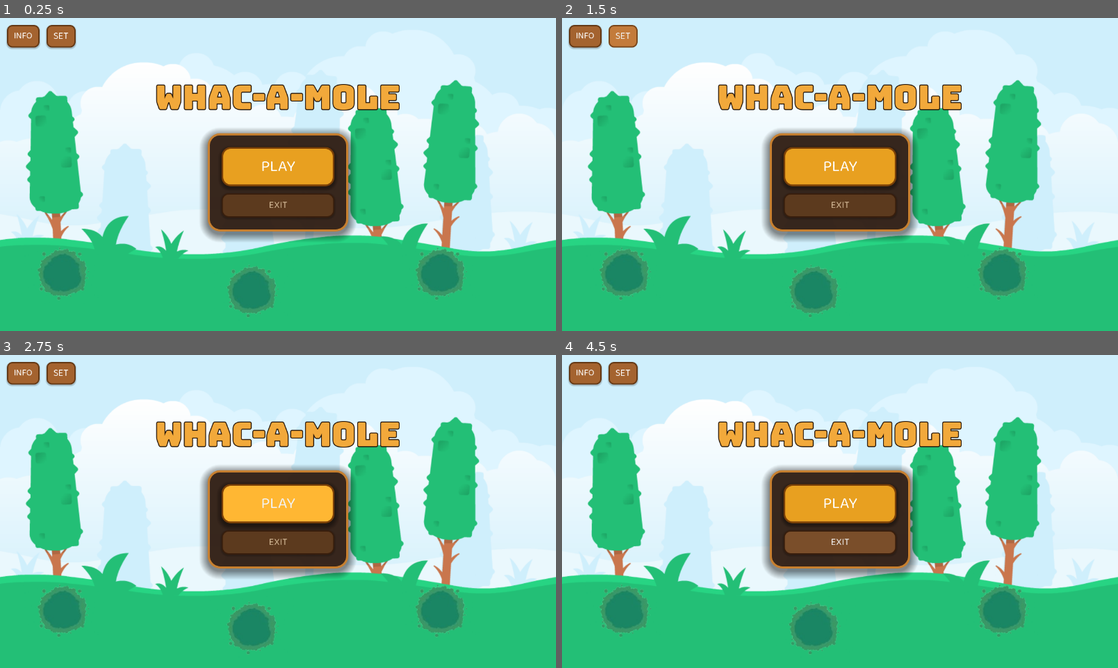
Above: before the commit, frames 1-4 (two rows, left to right).
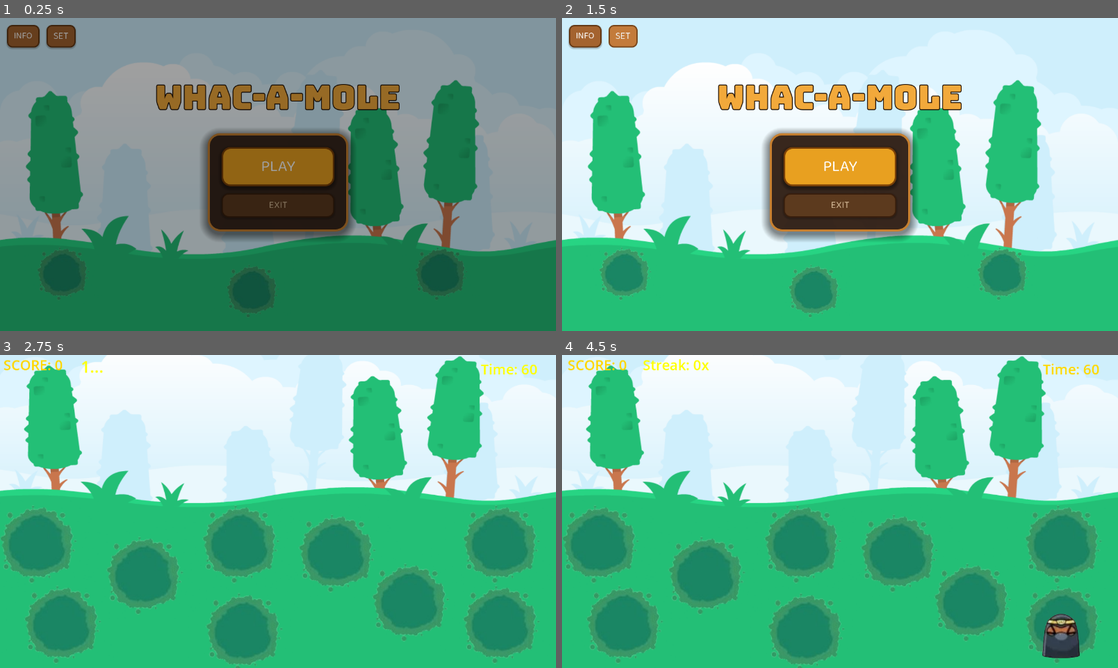
Above: after the commit, the same moments.

Repository: dexterMorgaN-9/whac-a-molee
Game: Godot game, scene res://main_menu.tscn
Same seed, same stepped clock (60 frames per second), same inputs: the game is played once before the commit and once after it.
Inputs (mouse positions are in pixels of both pictures, inside the frame that each line leads up to):
- Up to frame 1 (0.25 s): no input
- Up to frame 2 (1.5 s): click "INFO" at 0.5 s; click "SET" at 1.25 s
- Up to frame 3 (2.75 s): click "PLAY" at 2 s
- Up to frame 4 (4.5 s): click (840, 505) at 2.75 s, where only the run before the commit has a clickable "PLAY"; tap Enter at 3.5 s; move the mouse to (623, 608) at 3.52 s; hold Right 3.53-4.28 s; tap Alt at 3.6 s; click (623, 608) at 3.67 s; move the mouse to (812, 624) at 4.27 s; hold Down from 4.28 s (still down); tap Shift at 4.35 s; click (812, 624) at 4.42 s

The runs differ from the first frame. In frame 1, 96% of the frame differs, in the area x 0-100%, y 0-100%; in frame 2, nothing differs; in frame 3, 57%; in frame 4, 57%.

Commit message:
updated main menu gd

Diff:
--- a/main.gd
+++ b/main.gd
@@ -1,14 +1,12 @@
 extends Node2D
 
 var score = 0
-var hiscore = 0
 var streak = 0
 var tleft = 60.0
 var running = false
 var lastSec = -1
 
 @onready var scoreLbl = $UI/ScoreLabel
-@onready var hiLbl = $UI/HighScoreLabel
 @onready var timerLbl = $UI/TimerLabel
 @onready var streakLbl = $UI/StreakLabel
 @onready var gTimer = $GameTimer
@@ -34,21 +32,6 @@
 	return randf_range(minD, maxD)
 
 
-func savehi(hs):
-	var f = FileAccess.open("user://highscore.save", FileAccess.WRITE)
-	if f:
-		f.store_var(hs)
-		f.close()
-
-func loadhi():
-	if not FileAccess.file_exists('user://highscore.save'):
-		return 0
-	var f = FileAccess.open('user://highscore.save', FileAccess.READ)
-	if not f:
-		return 0
-	var hs = f.get_var()
-	f.close()
-	return hs
 func punchscore():
 	var tw = create_tween()
 	tw.tween_property(scoreLbl, "scale", Vector2(1.3, 1.3), 0.08)
@@ -59,8 +42,6 @@
 	streak += 1
 	var pts = 10 if streak >= 5 else 3
 	score += pts
-	if score > hiscore:
-		hiscore = score
 	refreshui()
 	punchscore()
 
@@ -75,7 +56,6 @@
 
 func refreshui():
 	scoreLbl.text = "SCORE: " + str(score)
-	hiLbl.text = 'High Score: ' + str(hiscore)
 	timerLbl.text = "Time: " + str(int(ceil(tleft)))
 	if streak >= 5:
 		streakLbl.text = "STREAK! " + str(streak) + "x 🔥"
@@ -117,11 +97,8 @@
 	for h in holes:
 		if h.is_active:
 			h.hide_bunny()
-	if score > hiscore:
-		hiscore = score
-		savehi(hiscore)
 	await get_tree().create_timer(0.5).timeout
-	finalLbl.text = "Final Score: " + str(score) + "\nHigh Score: " + str(hiscore)
+	finalLbl.text = "Final Score: " + str(score)
 	overDim.visible = true
 	overPanel.visible = true
 
@@ -147,7 +124,6 @@
 	restartBtn.pressed.connect(restart)
 	homeBtn.pressed.connect(gohome)
 
-	hiscore = loadhi()
 	tleft = 60.0
 	overPanel.visible = false
 	overDim.visible = false
--- a/main_menu.gd
+++ b/main_menu.gd
@@ -1,149 +1,179 @@
-extends Node2D
-@onready var btn_start = $UI/CenterContainer/VBox/StartButton
-@onready var btn_exit = $UI/CenterContainer/VBox/ExitButton
-@onready var btn_info = $UI/BottomRight/InfoButton
-@onready var btn_cfg = $UI/BottomRight/SettingsButton
-@onready var cfg_panel = $UI/SettingsPanel
-@onready var btn_close = $UI/SettingsPanel/VBox/TopRow/CloseButton
-@onready var lang_opt = $UI/SettingsPanel/VBox/LanguageSection/LanguageOption
-@onready var sld_mus = $UI/SettingsPanel/VBox/SoundSection/MusicRow/MusicSlider
-@onready var sld_sfx = $UI/SettingsPanel/VBox/SoundSection/SFXRow/SFXSlider
-@onready var sld_hit = $UI/SettingsPanel/VBox/SoundSection/HitRow/HitSlider
-@onready var sld_go = $UI/SettingsPanel/VBox/SoundSection/GameOverRow/GameOverSlider
-@onready var aud_mus = $AudioPlayers/AudioStreamPlayer
-@onready var aud_sfx = $AudioPlayers/AudioStreamPlayer2
-@onready var aud_hit = $AudioPlayers/AudioStreamPlayer3
-@onready var aud_go = $AudioPlayers/AudioStreamPlayer4
-@onready var ttl = $UI/TitleLabel
-const SCENE_GAME = "res://main.tscn"
-const URL_INFO = "https://github.com/YOUR_USERNAME/YOUR_REPO#readme"
-const CFG_PATH = "user://settings.cfg"
-const LANGS = [
-	["English", "eng"],
-	["हिन्दी", "hin"],
-	["Español", "espn"],
-	["Français", "frn"],
-	["日本語", "jap"],
-]
-var cfg = {
-	"lang": "en",
-	"vol_mus": 0.8,
-	"vol_sfx": 1.0,
-	"vol_hit": 1.0,
-	"vol_go": 1.0,
-}
+extends Node
+
+@onready var settingsbtn = $UI/TopBar/TopBarHBox/SettingsButton
+@onready var infobtn = $UI/TopBar/TopBarHBox/InfoButton
+@onready var startbtn = $UI/CenterLayout/ButtonCard/CardMargin/CardVBox/StartButton
+@onready var exitbtn = $UI/CenterLayout/ButtonCard/CardMargin/CardVBox/ExitButton
+
+@onready var dimoverlay = $UI/DimOverlay
+@onready var fadeoverlay = $UI/FadeOverlay
+@onready var settingsPanel = $UI/SettingsPanel
+@onready var closebtn = $UI/SettingsPanel/VBox/TopRow/CloseButton
+@onready var infopanel = $UI/InfoPanel
+@onready var infoCloseBtn = $UI/InfoPanel/VBox/TopRow/InfoCloseButton
+
+@onready var masterslider = $UI/SettingsPanel/VBox/SoundSection/MasterRow/MasterSlider
+@onready var musicslider = $UI/SettingsPanel/VBox/SoundSection/MusicRow/MusicSlider
+@onready var musictoggle = $UI/SettingsPanel/VBox/SoundSection/MusicRow/MusicToggle
+@onready var sfxSlider = $UI/SettingsPanel/VBox/SoundSection/SFXRow/SFXSlider
+@onready var sfxtoggle = $UI/SettingsPanel/VBox/SoundSection/SFXRow/SFXToggle
+@onready var hitslider = $UI/SettingsPanel/VBox/SoundSection/HitRow/HitSlider
+@onready var gameOverSlider = $UI/SettingsPanel/VBox/SoundSection/GameOverRow/GameOverSlider
+
+@onready var musicplayer = $AudioPlayers/AudioStreamPlayer
+@onready var sfxplayer = $AudioPlayers/AudioStreamPlayer2
+@onready var hitplayer = $AudioPlayers/AudioStreamPlayer3
+@onready var gameoverplayer = $AudioPlayers/AudioStreamPlayer4
+@onready var decorTimer = $DecorSpawnTimer
+@onready var decorholes = $DecorHoles
+
+const GAME_SCENE = "res://main.tscn"
+const SAVE_PATH := 'user://settings.cfg'
+const FADE_TIME = 0.4
+const MIN_VOL = 0.0001 # avoid -inf db
+
 func _ready():
-	_load_cfg()
-	_apply_cfg()
-	_setup()
-	_ttl_anim()
-	btn_start.pressed.connect(_start)
-	btn_exit.pressed.connect(_quit)
-	btn_info.pressed.connect(_info)
-	btn_cfg.pressed.connect(_cfg_open)
-	btn_close.pressed.connect(_cfg_close)
-	lang_opt.item_selected.connect(_lang_chg)
-	sld_mus.value_changed.connect(_vol_mus)
-	sld_sfx.value_changed.connect(_vol_sfx)
-	sld_hit.value_changed.connect(_vol_hit)
-	sld_go.value_changed.connect(_vol_go)
-	cfg_panel.visible = false
-func _cfg_open():
-	_btn_pop(btn_cfg)
-	cfg_panel.visible = true
-	cfg_panel.scale = Vector2(0.7, 0.7)
-	cfg_panel.modulate.a = 0.0
-	var t = create_tween().set_parallel(true)
-	t.tween_property(cfg_panel, "scale", Vector2(1.0, 1.0), 0.2)\
-		.set_trans(Tween.TRANS_BACK).set_ease(Tween.EASE_OUT)
-	t.tween_property(cfg_panel, "modulate:a", 1.0, 0.15)
-func _start():
-	_btn_pop(btn_start)
-	await get_tree().create_timer(0.15).timeout
-	get_tree().change_scene_to_file(SCENE_GAME)
-func _load_cfg():
-	var f = ConfigFile.new()
-	if f.load(CFG_PATH) != OK:
+	loadsettings()
+	hooksignals()
+	fadein()
+	decorTimer.start()
+
+
+func hooksignals():
+	startbtn.pressed.connect(onstart)
+	exitbtn.pressed.connect(onexit)
+	settingsbtn.pressed.connect(onsettingsbtn)
+	infobtn.pressed.connect(oninfobtn)
+	closebtn.pressed.connect(closesettings)
+	infoCloseBtn.pressed.connect(closeinfo)
+	dimoverlay.gui_input.connect(ondimclick)
+	masterslider.value_changed.connect(onmastervol)
+	musicslider.value_changed.connect(onmusicvol)
+	sfxSlider.value_changed.connect(onsfxvol)
+	hitslider.value_changed.connect(onhitvol)
+	gameOverSlider.value_changed.connect(ongameovervol)
+	musictoggle.toggled.connect(onmusictoggle)
+	sfxtoggle.toggled.connect(onsfxtoggle)
+	decorTimer.timeout.connect(ondecortick)
+
+func fadein():
+	fadeoverlay.modulate.a = 1.0
+	var tw = create_tween()
+	tw.tween_property(fadeoverlay, "modulate:a", 0.0, FADE_TIME)
+
+func fadeoutthen(cb):
+	fadeoverlay.modulate.a = 0.0
+	var tw = create_tween()
+	tw.tween_property(fadeoverlay, "modulate:a", 1.0, FADE_TIME)
+	tw.tween_callback(cb)
+
+
+func onstart():
+	startbtn.disabled = true
+	fadeoutthen(func(): get_tree().change_scene_to_file(GAME_SCENE))
+
+func onexit():
+	fadeoutthen(func():
+		get_tree().quit()
+	)
+
+func onsettingsbtn():
+	dimoverlay.visible = true
+	settingsPanel.visible = true
+func oninfobtn():
+	dimoverlay.visible = true
+	infopanel.visible = true
+
+func closesettings():
+	settingsPanel.visible = false
+	dimoverlay.visible = false
+	savesettings()
+
+func closeinfo():
+	infopanel.visible = false
+	dimoverlay.visible = false
+
+
+func ondimclick(e):
+	if e is InputEventMouseButton and e.pressed:
+		if settingsPanel.visible:
+			closesettings()
+		if infopanel.visible:
+			closeinfo()
+
+func onmastervol(v):
+	var busIdx = AudioServer.get_bus_index("Master")
+	AudioServer.set_bus_volume_db(busIdx, linear_to_db(max(v, MIN_VOL)))
+
+func onmusicvol(val: float):
+	var idx = AudioServer.get_bus_index("Music")
+	AudioServer.set_bus_volume_db(idx, linear_to_db(max(val, MIN_VOL)))
+
+func onsfxvol(v):
+	var i = AudioServer.get_bus_index("SFX")
+	AudioServer.set_bus_volume_db(i, linear_to_db(max(v, MIN_VOL)))
+func onhitvol(v):
+	hitplayer.volume_db = linear_to_db(max(v, MIN_VOL))
+
+func ongameovervol(v):
+	gameoverplayer.volume_db = linear_to_db(max(v, MIN_VOL))
+
+
+func onmusictoggle(on):
+	AudioServer.set_bus_mute(AudioServer.get_bus_index("Music"), not on)
+	musicslider.editable = on
+
+func onsfxtoggle(isOn):
+	AudioServer.set_bus_mute(AudioServer.get_bus_index('SFX'), !isOn)
+	sfxSlider.editable = isOn
+
+
+func savesettings():
+	var cfg = ConfigFile.new()
+	cfg.set_value("audio", "master", masterslider.value)
+	cfg.set_value("audio", "music", musicslider.value)
+	cfg.set_value("audio", "sfx", sfxSlider.value)
+	cfg.set_value("audio", "hit", hitslider.value)
+	cfg.set_value("audio", "game_over", gameOverSlider.value)
+	cfg.set_value("audio", "music_on", musictoggle.button_pressed)
+	cfg.set_value("audio", "sfx_on", sfxtoggle.button_pressed)
+	cfg.save(SAVE_PATH)
+
+func loadsettings():
+	var cfg = ConfigFile.new()
+	var loadOk = cfg.load(SAVE_PATH)
+	if loadOk != OK:
+		masterslider.value = 1.0
+		musicslider.value = 0.8
+		sfxSlider.value = 1.0
+		hitslider.value = 1.0
+		gameOverSlider.value = 1.0
+		musictoggle.button_pressed = true
+		sfxtoggle.button_pressed = true
 		return
-	cfg["lang"]    = f.get_value("s", "lang",    "en")
-	cfg["vol_mus"] = f.get_value("s", "vol_mus", 0.8)
-	cfg["vol_sfx"] = f.get_value("s", "vol_sfx", 1.0)
-	cfg["vol_hit"] = f.get_value("s", "vol_hit", 1.0)
-	cfg["vol_go"]  = f.get_value("s", "vol_go",  1.0)
-func _vol_mus(v):
-	cfg["vol_mus"] = v
-	aud_mus.volume_db = linear_to_db(v)
-func _cfg_close():
-	var t = create_tween().set_parallel(true)
-	t.tween_property(cfg_panel, "scale", Vector2(0.7, 0.7), 0.15)\
-		.set_trans(Tween.TRANS_QUAD).set_ease(Tween.EASE_IN)
-	t.tween_property(cfg_panel, "modulate:a", 0.0, 0.15)
-	await t.finished
-	cfg_panel.visible = false
-	_save_cfg()
-func _setup():
-	lang_opt.clear()
-	var idx = 0
-	for i in LANGS.size():
-		lang_opt.add_item(LANGS[i][0])
-		if LANGS[i][1] == cfg["lang"]:
-			idx = i
-	lang_opt.selected = idx
-	sld_mus.value = cfg["vol_mus"]
-	sld_sfx.value = cfg["vol_sfx"]
-	sld_hit.value = cfg["vol_hit"]
-	sld_go.value  = cfg["vol_go"]
-func _quit():
-	_btn_pop(btn_exit)
-	await get_tree().create_timer(0.15).timeout
-	get_tree().quit()
-func _vol_sfx(v):
-	cfg["vol_sfx"] = v
-	aud_sfx.volume_db = linear_to_db(v)
-func _ttl_anim():
-	ttl.scale = Vector2(0.3, 0.3)
-	ttl.modulate.a = 0.0
-	var t = create_tween()
-	t.tween_property(ttl, "scale", Vector2(1.05, 1.05), 0.4)\
-		.set_trans(Tween.TRANS_BACK).set_ease(Tween.EASE_OUT)
-	t.parallel().tween_property(ttl, "modulate:a", 1.0, 0.3)
-	t.tween_property(ttl, "scale", Vector2(1.0, 1.0), 0.15)
-	await t.finished
-	_ttl_wobble()
-func _save_cfg():
-	var f = ConfigFile.new()
-	f.set_value("s", "lang",    cfg["lang"])
-	f.set_value("s", "vol_mus", cfg["vol_mus"])
-	f.set_value("s", "vol_sfx", cfg["vol_sfx"])
-	f.set_value("s", "vol_hit", cfg["vol_hit"])
-	f.set_value("s", "vol_go",  cfg["vol_go"])
-	f.save(CFG_PATH)
-func _lang_chg(idx):
-	cfg["lang"] = LANGS[idx][1]
-	TranslationServer.set_locale(cfg["lang"])
-func _info():
-	_btn_pop(btn_info)
-	OS.shell_open(URL_INFO)
-func _vol_hit(v):
-	cfg["vol_hit"] = v
-	aud_hit.volume_db = linear_to_db(v)
-func _apply_cfg():
-	TranslationServer.set_locale(cfg["lang"])
-	aud_mus.volume_db = linear_to_db(cfg["vol_mus"])
-	aud_sfx.volume_db = linear_to_db(cfg["vol_sfx"])
-	aud_hit.volume_db = linear_to_db(cfg["vol_hit"])
-	aud_go.volume_db  = linear_to_db(cfg["vol_go"])
-func _ttl_wobble():
-	var t = create_tween().set_loops()
-	t.tween_property(ttl, "rotation_degrees",  1.5, 1.2)\
-		.set_trans(Tween.TRANS_SINE).set_ease(Tween.EASE_IN_OUT)
-	t.tween_property(ttl, "rotation_degrees", -1.5, 1.2)\
-		.set_trans(Tween.TRANS_SINE).set_ease(Tween.EASE_IN_OUT)
-func _vol_go(v):
-	cfg["vol_go"] = v
-	aud_go.volume_db = linear_to_db(v)
-func _btn_pop(btn: Button):
-	var t = create_tween()
-	t.tween_property(btn, "scale", Vector2(0.88, 0.88), 0.07)
-	t.tween_property(btn, "scale", Vector2(1.0, 1.0), 0.1)\
-		.set_trans(Tween.TRANS_BACK).set_ease(Tween.EASE_OUT)
+
+	masterslider.value = cfg.get_value("audio", "master", 1.0)
+	musicslider.value = cfg.get_value("audio", "music", 0.8)
+	sfxSlider.value = cfg.get_value("audio", "sfx", 1.0)
+	hitslider.value = cfg.get_value("audio", "hit", 1.0)
+	gameOverSlider.value = cfg.get_value('audio', 'game_over', 1.0)
+	musictoggle.button_pressed = cfg.get_value("audio", "music_on", true)
+	sfxtoggle.button_pressed = cfg.get_value("audio", "sfx_on", true)
+
+	# reapply so audio bus actually reflects loaded values
+	onmastervol(masterslider.value)
+	onmusicvol(musicslider.value)
+	onsfxvol(sfxSlider.value)
+	onhitvol(hitslider.value)
+	ongameovervol(gameOverSlider.value)
+	onmusictoggle(musictoggle.button_pressed)
+	onsfxtoggle(sfxtoggle.button_pressed)
+
+func ondecortick():
+	var holes = decorholes.get_children()
+	if holes.size() == 0:
+		return
+	var randIdx = randi() % holes.size()
+	var h = holes[randIdx]
+	if h.has_method("pop_up"):
+		h.pop_up()
